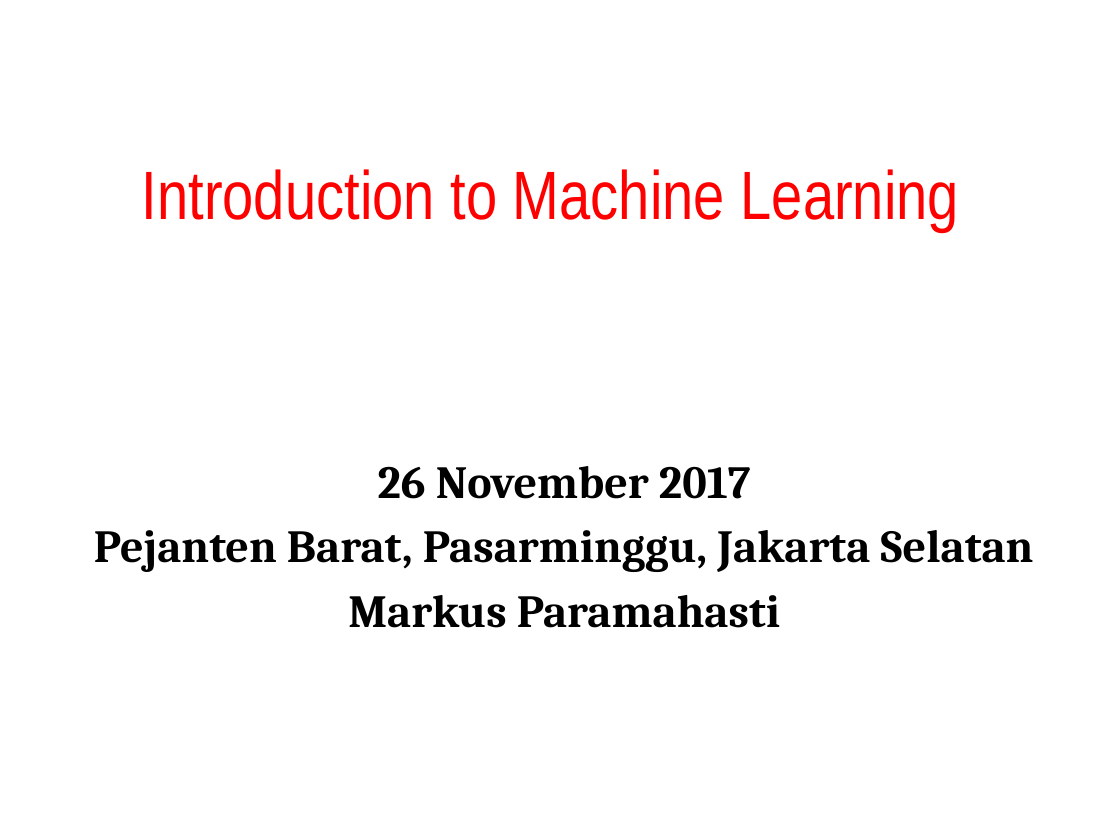
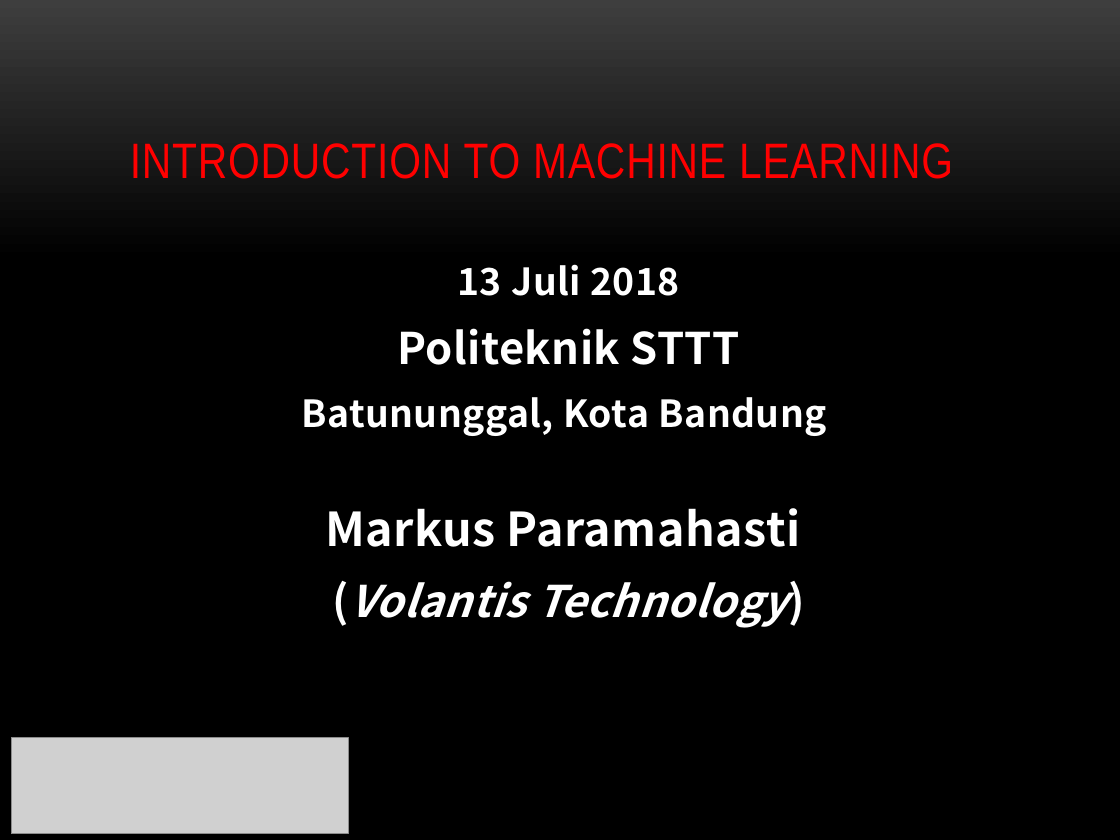
Before and after one commit to markus0708/Workshop_Python_-_ML, a slide deck: slide 1 of Part II Supervised_Learning/Introduction to Machine Learning.pptx. Drawn at 1120x840 pixels with LibreOffice and Linux fonts; fonts in the diff are those of the drawing; grey boxes stand for pictures; background and template pictures are left out. Boxes give left, top, right and bottom in pixels: in the first picture for what was removed or moved away, otherwise in the second. Text is boxed around its words. In the diff, an @@ line names an element or a change of style, - is before the commit and + after.

Commit message:
edit Supervised_Learning

```diff
--- a/Part II Supervised_Learning/Introduction to Machine Learning.pptx
+++ b/Part II Supervised_Learning/Introduction to Machine Learning.pptx
@@ background #FFFFFF to gradient #3F3F3F to #000000 @@
@@ title "INTRODUCTION TO MACHINE LEARNING" at box(130, 143, 953, 179): vertical alignment middle to bottom @@
@@ title at box(130, 143, 953, 179): text changed; size 44 to 32 pt @@
-Introduction to Machine Learning
+INTRODUCTION TO MACHINE LEARNING
@@ subtitle added at box(301, 264, 827, 628), 28 pt, text #FFFFFF, bold @@
+13 Juli 2018
+Politeknik STTT
+Batununggal, Kota Bandung
+Markus Paramahasti
+(Volantis Technology)
@@ subtitle removed at box(94, 466, 1034, 628) @@
-26 November 2017
-Pejanten Barat, Pasarminggu, Jakarta Selatan
-Markus Paramahasti
@@ picture added at box(11, 737, 348, 833) @@
```
Also in this commit, not shown: 18 other slides changed, 5 slides added, 5 slides removed, 2 other files.
